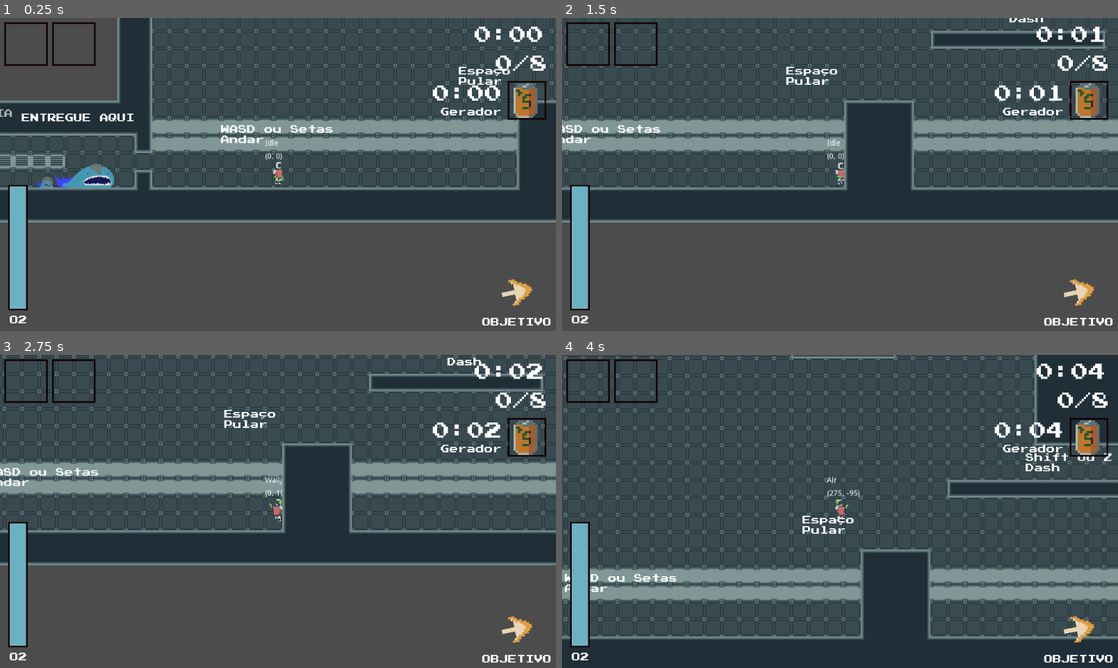
Above: before the commit, frames 1-4 (two rows, left to right).
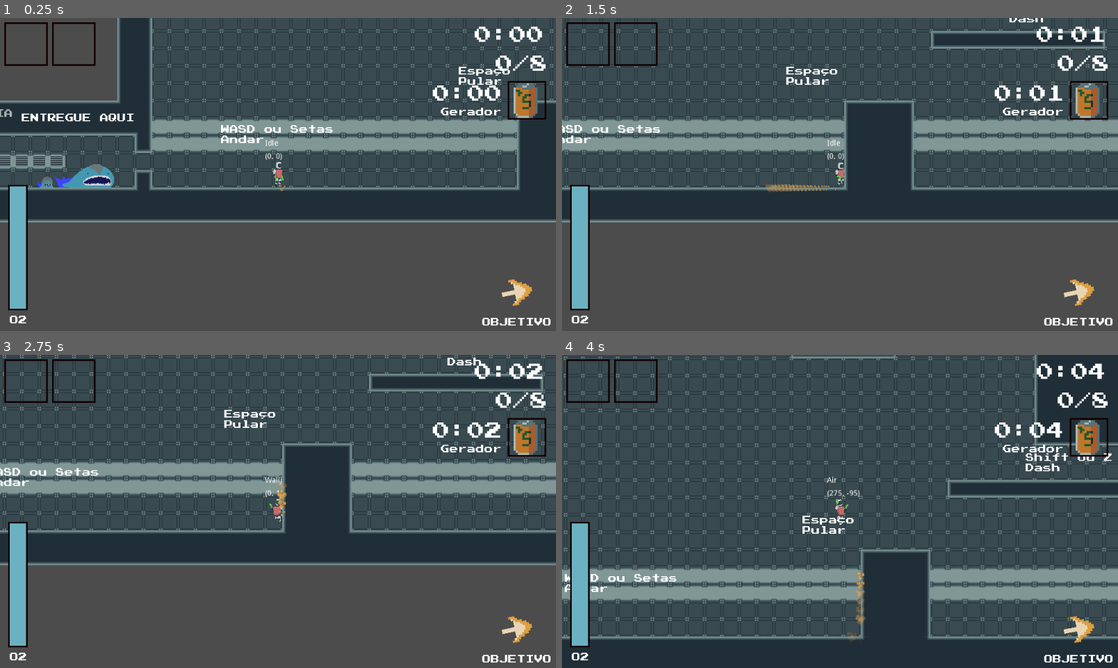
Above: after the commit, the same moments.

Repository: andrebariani/LostAndFound_GGJ2021
Game: Godot game, scene res://Main.tscn
The game is run twice, just before and just after one commit, with the same random seed, the same clock (stepped at 60 frames per second) and the same inputs. The engine's default icon, where the game draws it, is replaced by a stand-in: a white triangle on a blue panel in a dark square.
Inputs:
- Up to frame 1 (0.25 s): no input
- Up to frame 2 (1.5 s): tap Enter (ui_accept) at 0.5, 0.77 s; hold Right (ui_right) from 0.53 s (still down); tap Shift (dash) at 0.6 s; tap Q (drop) at 1.35 s
- Up to frame 3 (2.75 s): tap Enter (ui_accept) at 1.52 s; release Right (ui_right) at 2.03 s; hold Left (ui_left) from 2.03 s (still down); tap E (use_tool) at 2.1 s
- Up to frame 4 (4 s): release Left (ui_left) at 2.78 s; hold Right (ui_right) from 2.78 s (still down); tap Shift (dash) at 2.85 s; tap Enter (ui_accept) at 3.02, 3.5, 3.77 s; tap Q (drop) at 3.6 s

The runs differ from the first frame. In frame 1, less than 0.1% of the frame differs, in the area x 50-52%, y 53-56%; in frame 2, 0.2%; in frame 3, less than 0.1%; in frame 4, 0.2%, in the area x 51-55%, y 69-92%.
Error before the commit: Attempt to call function 'add_child' in base 'null instance' on a null instance. (res://player/Player.gd:342)

Commit message:
Particulas

Diff:
--- a/player/Player.gd
+++ b/player/Player.gd
@@ -339,4 +339,4 @@
 			if collision.get_travel().length_squared() < 2:
 				var new_par = par.instance()
 				new_par.set_global_position(collision.position)
-				$Node.add_child(new_par)
+				$ParticlesContainer.add_child(new_par)
--- a/player/Player.tscn
+++ b/player/Player.tscn
@@ -135,6 +135,8 @@
 centered = false
 
 [node name="Tween" type="Tween" parent="."]
+
+[node name="ParticlesContainer" type="Node" parent="."]
 [connection signal="body_entered" from="PlayerBody/GrabRange" to="PlayerBody/GrabRange" method="_on_GrabRange_body_entered"]
 [connection signal="body_exited" from="PlayerBody/GrabRange" to="PlayerBody/GrabRange" method="_on_GrabRange_body_exited"]
 [connection signal="timeout" from="PlayerBody/GrabRange/Timer" to="PlayerBody/GrabRange" method="_on_Timer_timeout"]
